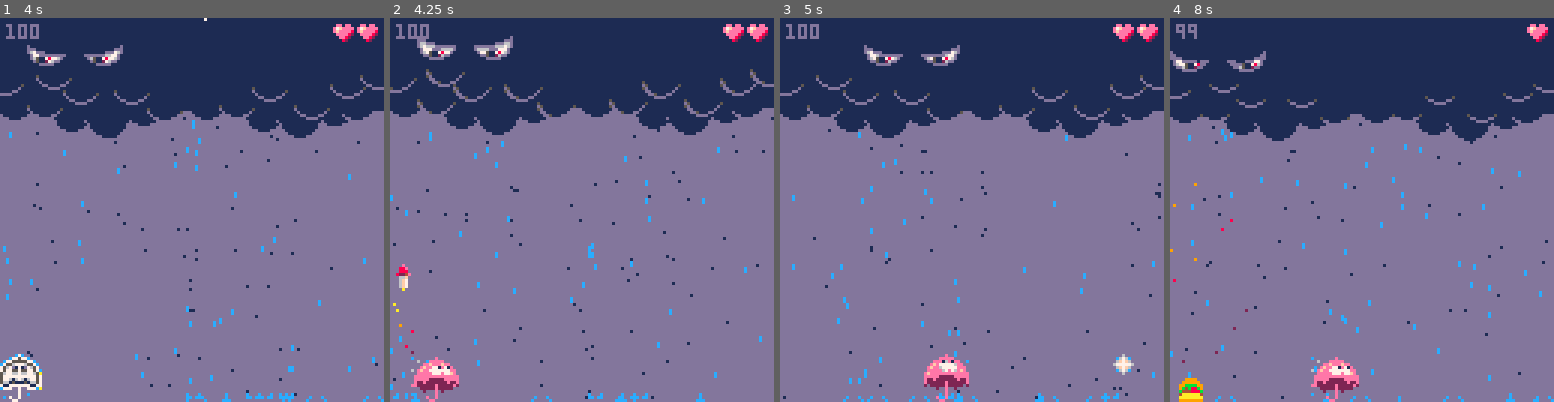
Above: before the commit, frames 1-4 (left to right).
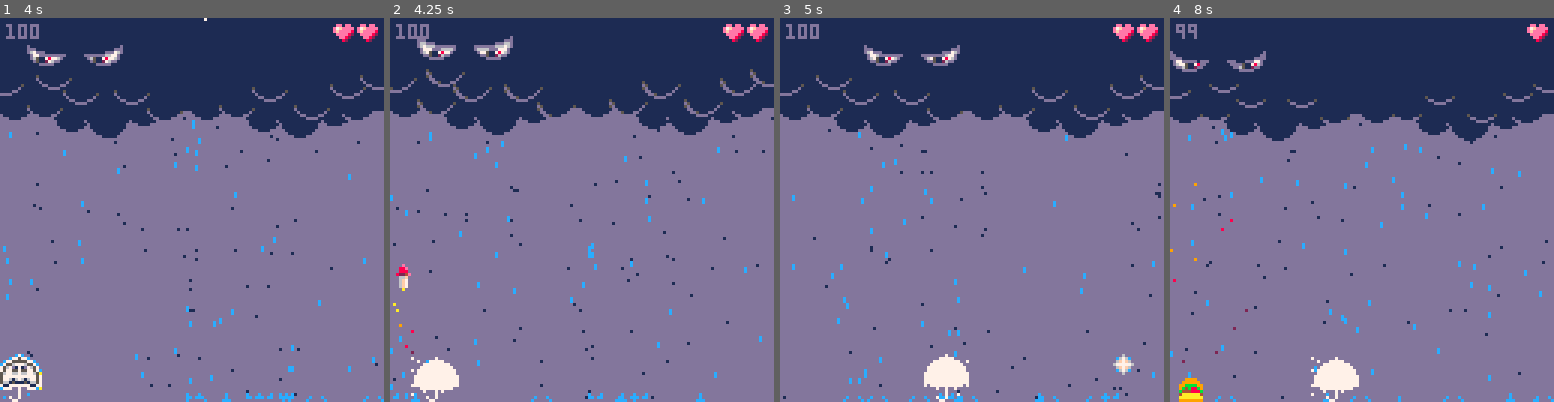
Above: after the commit, the same moments.

Repository: evilpaper/thunderbella
Game: PICO-8 cartridge thunderbella.p8
Two runs of this game, one before a commit and one after it. Both use one fixed random seed, a clock stepped at 60 frames per second and the inputs below.
Inputs:
- Up to frame 1 (4 s): tap X (X key) at 0.33, 1.07, 1.85, 2.97 s; hold Right 1.6-2.1 s; hold Right 2.47-3.03 s; hold Left 3.08-3.58 s
- Up to frame 2 (4.25 s): hold Right from 4.02 s (still down); tap X (X key) at 4.08 s
- Up to frame 3 (5 s): release Right at 4.68 s
- Up to frame 4 (8 s): hold Left 5.08-5.68 s; tap X (X key) at 5.2, 6.32, 7.43 s; hold Right 6.08-6.58 s; hold Right 6.63-7.13 s; hold Right from 7.5 s (still down)

Frame 1 is identical in both runs. In frame 2, 0.7% of the frame differs, in the area x 5-18%, y 88-100%; in frame 3, 0.8%, in the area x 37-50%, y 87-100%; in frame 4, 0.7%.

Commit message:
Added flashing when player recover

Diff:
--- a/thunderbella.p8
+++ b/thunderbella.p8
@@ -36,7 +36,8 @@
   sprite=0,
   direction=0,
   state="idle",
-  hitbox={x=2,y=5,w=12,h=10}
+  hitbox={x=2,y=5,w=12,h=10},
+  flashing_timer=0
  }
 
  boss = {
@@ -57,7 +58,7 @@
   right_pupil_y=6,
   hitbox={x=0,y=5,w=32,h=8},
   state="idle",
-  flash=nil
+  flashing_timer=0
  }
 
  cloud = {
@@ -212,7 +213,7 @@
     if collide(rocket,boss) then
      create_firework(rocket.x,rocket.y)
      del(rockets,rocket)
-     boss.flash=30
+     boss.flashing_timer=30
      boss.lives-=1
      if boss.lives==0 then
        boss.state="laughing"
@@ -701,6 +702,7 @@
    if p.t > 70 then
     if p.lives>0 then
      change_state(p,"idle")
+     p.flashing_timer=30
      boss.state="idle"
      sfx(sfx_p_recover)
     else
@@ -846,7 +848,13 @@
 end
 
 function draw_player()
+  if (isFlashing(p)) then
+    for i=1,15 do
+      pal(i,7)
+    end
+  end
   spr(p.sprite,p.x,p.y,2,2,p.direction==-1)
+  pal()
 end
 
 function draw_background_rain()
@@ -887,39 +895,31 @@
   spr(cloud.sprite,118,18+cloud.y,2,1)
 end
 
-function draw_cloud_eyes()
-   if boss.flash then
-    boss.flash-=1
-     if (abs(t % 6) <= 3) then
-      for i=1,15 do
-       pal(i,7)
-       -- spr(boss.sprite,boss.x,boss.y,4,1)
-       spr(boss.left_eye_sprite,boss.x,boss.y,2,1)
-       spr(boss.right_eye_sprite,boss.x+16,boss.y,2,1,true)
-       spr(boss.left_pupil_sprite,boss.left_pupil_x,boss.left_pupil_y)
-       spr(boss.right_pupil_sprite,boss.right_pupil_x,boss.right_pupil_y)
-      end
-      pal()
-     else
-      -- spr(boss.sprite,boss.x,boss.y,4,1)
-      spr(boss.left_eye_sprite,boss.x,boss.y,2,1)
-      spr(boss.right_eye_sprite,boss.x+16,boss.y,2,1,true)
-      spr(boss.left_pupil_sprite,boss.left_pupil_x,boss.left_pupil_y)
-      spr(boss.right_pupil_sprite,boss.right_pupil_x,boss.right_pupil_y)
-     end
-
-    if boss.flash==0 then
-     boss.flash=nil
+function draw_boss_eyes()
+  spr(boss.left_eye_sprite,boss.x,boss.y,2,1)
+  spr(boss.right_eye_sprite,boss.x+16,boss.y,2,1,true)
+  spr(boss.left_pupil_sprite,boss.left_pupil_x,boss.left_pupil_y)
+  spr(boss.right_pupil_sprite,boss.right_pupil_x,boss.right_pupil_y)
+end
+
+function isFlashing(thing)
+  if (thing.flashing_timer>0) and (abs(t % 12) < 6) then
+    thing.flashing_timer=thing.flashing_timer-1
+    return true
+  else
+    return false
+  end
+end
+
+function draw_boss()
+  if (isFlashing(boss)) then
+    for i=1,15 do
+      pal(i,7)
     end
-
-   else
-    -- spr(boss.sprite,boss.x,boss.y,4,1)
-    spr(boss.left_eye_sprite,boss.x,boss.y,2,1)
-    spr(boss.right_eye_sprite,boss.x+16,boss.y,2,1,true)
-    spr(boss.left_pupil_sprite,boss.left_pupil_x,boss.left_pupil_y)
-    spr(boss.right_pupil_sprite,boss.right_pupil_x,boss.right_pupil_y)
-   end
-   draw_puffts()
+  end
+  draw_boss_eyes()
+  pal()
+  draw_puffts()
 end
 
 function draw_boss_laugh()
@@ -1014,7 +1013,7 @@
  draw_foreground_rain()
  scene.drawing()
  draw_cloud()
- draw_cloud_eyes()
+ draw_boss()
  draw_thunderbolts()
  draw_splash()
  draw_player()
